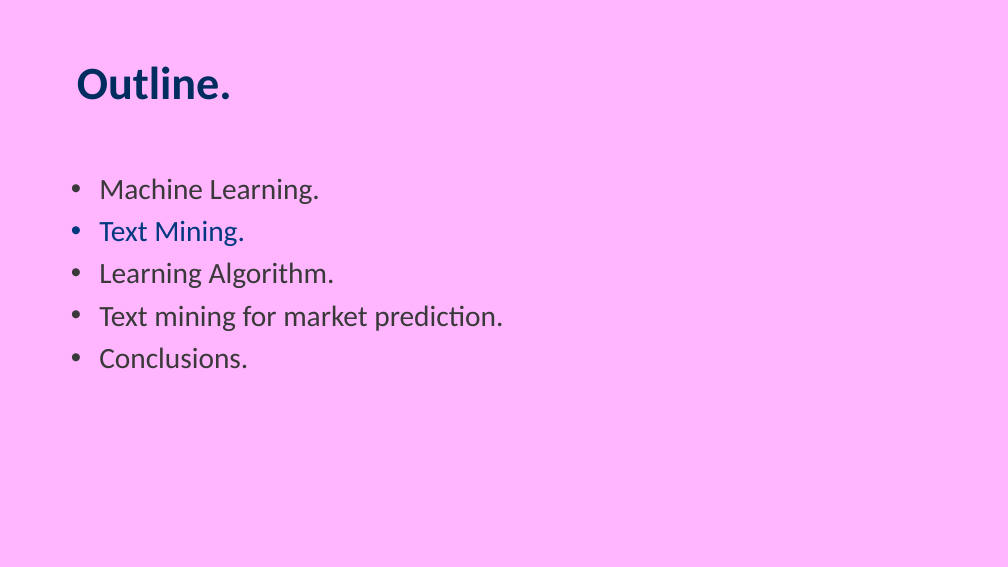
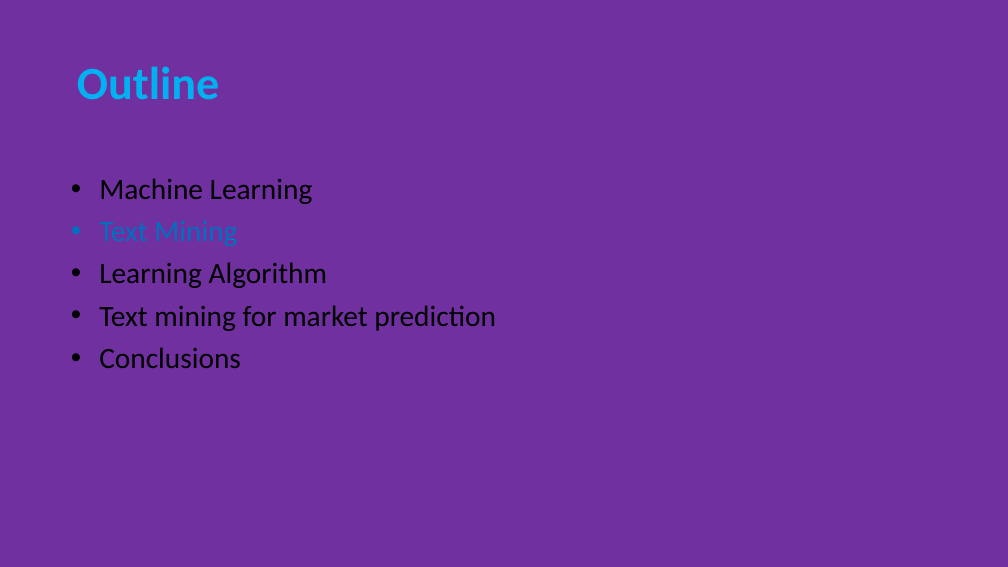
Before and after one commit to moran-abitbul/PreFix, a slide deck: slide 6 of server/uploads/updated-check.pptx. Drawn at 1008x567 pixels with LibreOffice and Linux fonts; fonts in the diff are those of the drawing. Boxes give left, top, right and bottom in pixels: in the first picture for what was removed or moved away, otherwise in the second. Text is boxed around its words. In the diff, an @@ line names an element or a change of style, - is before the commit and + after.

```diff
--- a/server/uploads/updated-check.pptx
+++ b/server/uploads/updated-check.pptx
@@ background #FFB6FF to #7030A0 @@
@@ title at (77, 66, 220, 100): text changed; text colour #002D60 to #00B0F0 @@
-Outline.
+Outline
@@ text at (99, 178, 496, 368): text changed; text colour #393939 to #000000 @@
-• Machine Learning.
-• Text Mining.
-• Learning Algorithm.
-• Text mining for market prediction.
-• Conclusions.
+• Machine Learning
+• Text Mining
+• Learning Algorithm
+• Text mining for market prediction
+• Conclusions
```
Also in this commit, not shown: 6 other slides changed, 14 other files.
